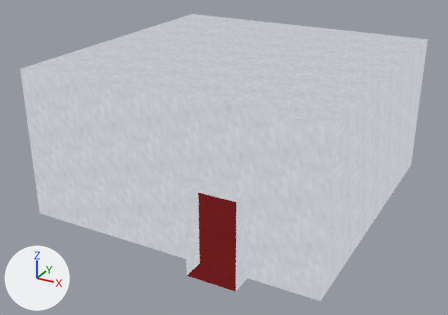
The Blender file assets/room02.blend, before and after one commit.
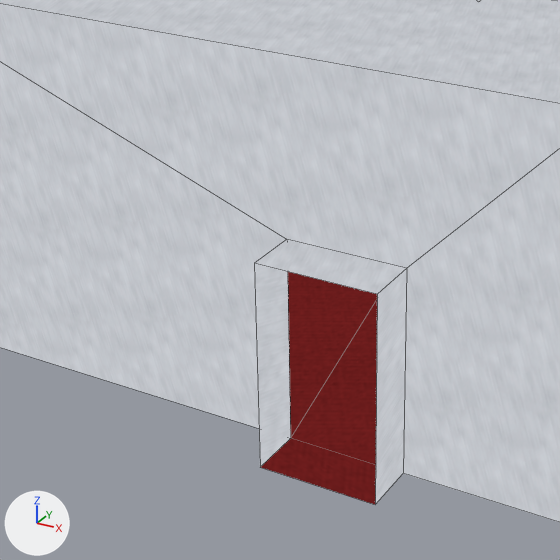
Old and new are each drawn whole from a 50 mm lens placed at (7.44, -19.09, 8.1), pointed at (-0.23, -5.13, 1.12) and again close up on the part from 17% to 70% of the width and 25% to 100% of the height. Every picture has the same lights, and +X, +Y and +Z are marked at lower left. The close-ups show mesh edges as thin lines.

Names of what the first close-up shows: 'Room'.
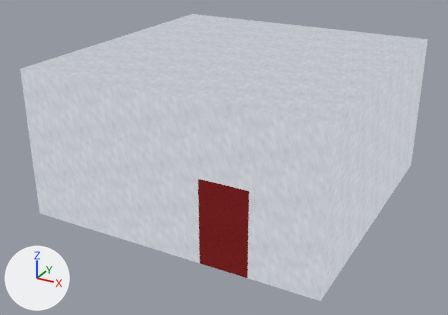
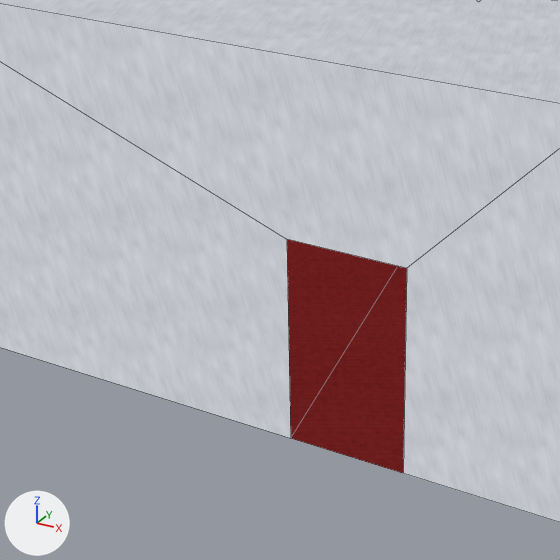
Boxes (x1, y1, x2, y2) around the edits, measured in the close-ups (560 x 560 px):
part 1 of me_room, deleted
    before: (254, 239, 407, 504)

Diff of the bpy script that builds the scene:
```diff
--- a/assets/room02.blend.py
+++ b/assets/room02.blend.py
@@ me_room @@
 # used by ob_room; location = (0.0, 0.0, 0.0)
 # verts and faces of me_room; kept vertices keep their numbers, new ones are numbered from 24
 # before: 8 (2.26, -8.57, 2.19) at pixel (406, 268), 9 (1.01, -8.57, 2.19) at pixel (286, 239), 10 (2.26, -9.14, 2.19) at pixel (377, 294), 11 (1.01, -9.14, 2.19) at pixel (254, 263), 12 (1.01, -9.14, 0.0) at pixel (260, 467)
 # before: 13 (2.26, -9.14, 0.0) at pixel (375, 504), 20 (2.26, -8.57, 0.0) at pixel (403, 473), 21 (1.01, -8.57, 0.0) at pixel (290, 438)
-me_room.from_pydata(...)  # 24 vertices, 20 faces; spans x -4.0..4.0, y -9.14..0.0, z 0.0..4.0
+me_room.from_pydata(...)  # 20 vertices, 16 faces; spans x -4.0..4.0, y -8.57..0.0, z 0.0..4.0
+# me_room part 1
+delete_vertices([*range(10, 14)])  # with the faces that use them
 me_room.materials.append(mat_walls)
```
